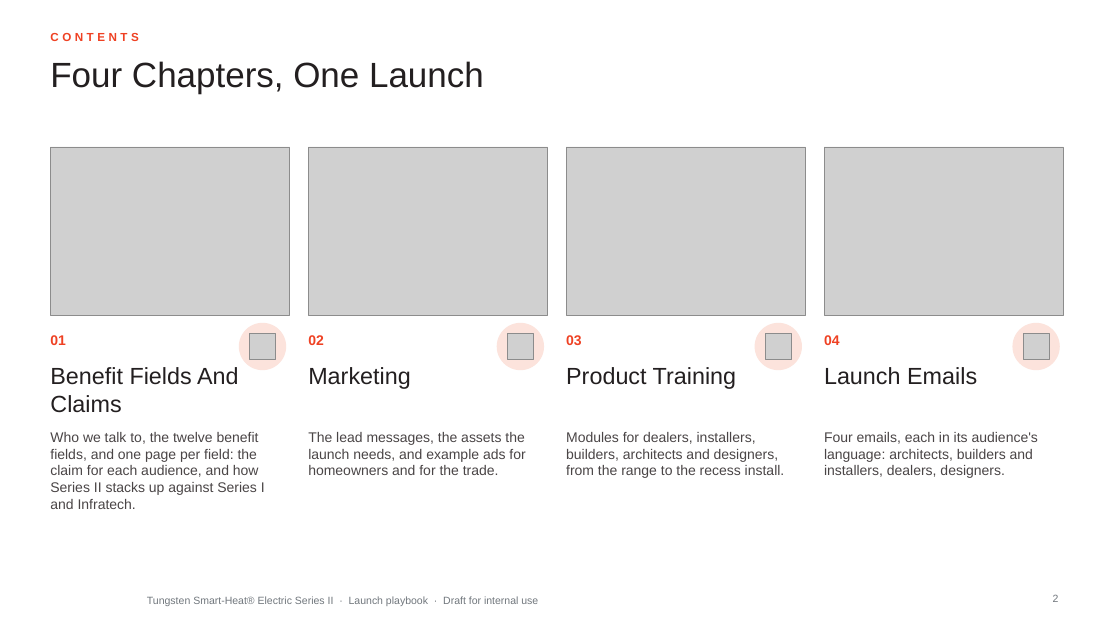
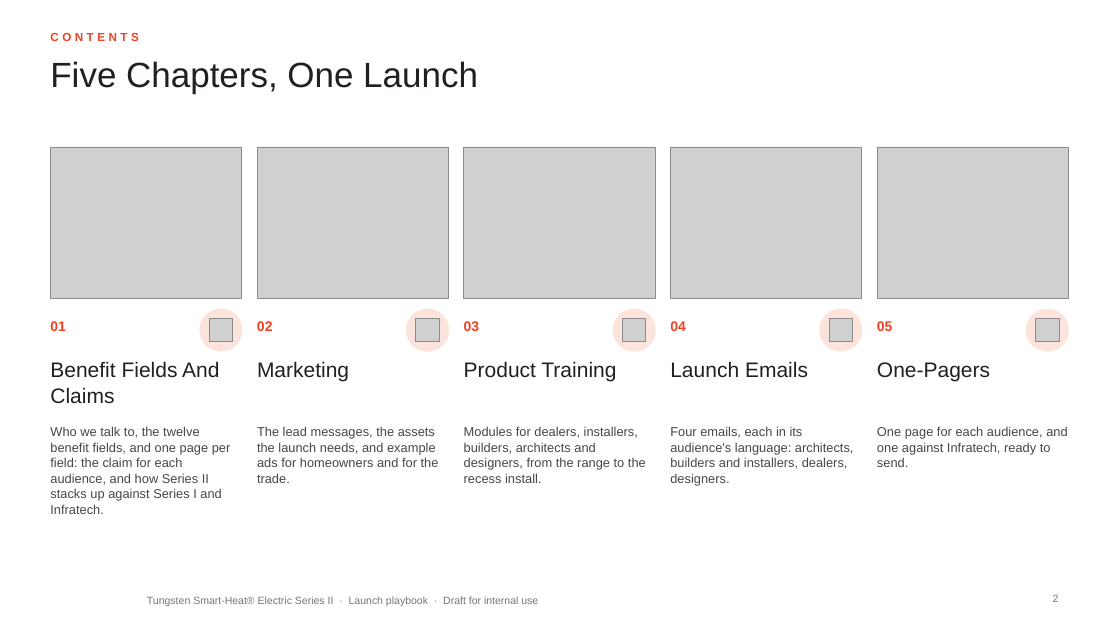
Before and after one commit to aayuvis/Bromic_Marketing, a slide deck: slide 2 of decks/Tungsten-Series-II-Launch-Playbook.pptx. Drawn at 1120x630 pixels with LibreOffice and Linux fonts; fonts in the diff are those of the drawing; grey boxes stand for pictures; background and template pictures are left out. Boxes give left, top, right and bottom in pixels: in the first picture for what was removed or moved away, otherwise in the second. Text is boxed around its words. In the diff, an @@ line names an element or a change of style, - is before the commit and + after.

```diff
--- a/decks/Tungsten-Series-II-Launch-Playbook.pptx
+++ b/decks/Tungsten-Series-II-Launch-Playbook.pptx
@@ title at <box>50,61,478,93</box>: text changed @@
-Four Chapters, One Launch
+Five Chapters, One Launch
@@ picture: place and size @@
-picture at <box>50,147,290,315</box>
+picture at <box>50,147,242,298</box>
@@ picture: place and size @@
-picture at <box>308,147,548,315</box>
+picture at <box>257,147,449,298</box>
@@ picture: place and size @@
-picture at <box>566,147,806,315</box>
+picture at <box>464,147,655,298</box>
@@ picture added at <box>670,147,862,298</box> @@
@@ picture: place and size @@
-picture at <box>824,147,1064,315</box>
+picture at <box>877,147,1069,298</box>
@@ text "01": place and size @@
-text "01" at <box>50,335,66,345</box>
+text "01" at <box>50,321,66,331</box>
@@ ellipse: place and size @@
-ellipse at <box>239,323,286,370</box>
+ellipse at <box>200,309,242,351</box>
@@ picture: place and size @@
-picture at <box>250,334,276,360</box>
+picture at <box>209,318,233,342</box>
@@ text "02": place and size @@
-text "02" at <box>308,335,324,345</box>
+text "02" at <box>257,321,273,331</box>
@@ ellipse: place and size @@
-ellipse at <box>497,323,544,370</box>
+ellipse at <box>407,309,449,351</box>
@@ picture: place and size @@
-picture at <box>507,334,534,360</box>
+picture at <box>416,318,439,342</box>
@@ text "03": place and size @@
-text "03" at <box>566,335,582,345</box>
+text "03" at <box>464,321,480,331</box>
@@ ellipse: place and size @@
-ellipse at <box>755,323,802,370</box>
+ellipse at <box>613,309,655,351</box>
@@ picture: place and size @@
-picture at <box>765,334,791,360</box>
+picture at <box>623,318,646,342</box>
@@ text "04": place and size @@
-text "04" at <box>824,335,840,345</box>
+text "04" at <box>670,321,686,331</box>
@@ ellipse: place and size @@
-ellipse at <box>1013,323,1060,370</box>
+ellipse at <box>820,309,862,351</box>
@@ picture: place and size @@
-picture at <box>1023,334,1049,360</box>
+picture at <box>829,318,853,342</box>
@@ text added at <box>877,321,893,331</box>, 12 pt, text #EF4123, bold @@
+05
@@ ellipse added at <box>1027,309,1069,351</box>, fill #FCE3DC, outline #FCE3DC 1 pt @@
@@ picture added at <box>1036,318,1060,342</box> @@
@@ text "Marketing": place and size @@
-text "Marketing" at <box>308,367,411,389</box>
+text "Marketing" at <box>257,361,349,382</box>
@@ text "Product Training": place and size @@
-text "Product Training" at <box>566,367,736,389</box>
+text "Product Training" at <box>464,361,616,382</box>
@@ size 20 to 18 pt in 4 elements at <box>50,361,219,403</box>, <box>257,361,349,382</box>, <box>464,361,616,382</box>, <box>670,361,808,377</box> @@
@@ text "Launch Emails": place and size @@
-text "Launch Emails" at <box>824,367,977,385</box>
+text "Launch Emails" at <box>670,361,808,377</box>
@@ text added at <box>877,362,990,382</box>, 18 pt, text #231F20 @@
+One-Pagers
@@ text "The lead messages, the assets ...": place and size @@
-text "The lead messages, the assets ..." at <box>308,432,525,475</box>
+text "The lead messages, the assets ..." at <box>257,426,439,483</box>
@@ text "Modules for dealers, installers, builders, ...": place and size @@
-text "Modules for dealers, installers, builders, ..." at <box>566,432,785,478</box>
+text "Modules for dealers, installers, builders, ..." at <box>464,426,646,483</box>
@@ size 12 to 11 pt in 4 elements at <box>50,426,231,514</box>, <box>257,426,439,483</box>, <box>464,426,646,483</box>, <box>670,426,854,486</box> @@
@@ text "Four emails, each in its ...": place and size @@
-text "Four emails, each in its ..." at <box>824,432,1038,478</box>
+text "Four emails, each in its ..." at <box>670,426,854,486</box>
@@ text added at <box>877,426,1067,467</box>, 11 pt, text #4A4546 @@
+One page for each audience, and one against Infratech, ready to send.
```
Also in this commit, not shown: 35 other slides changed, 11 slides added, 1 slide removed, 18 other files.
